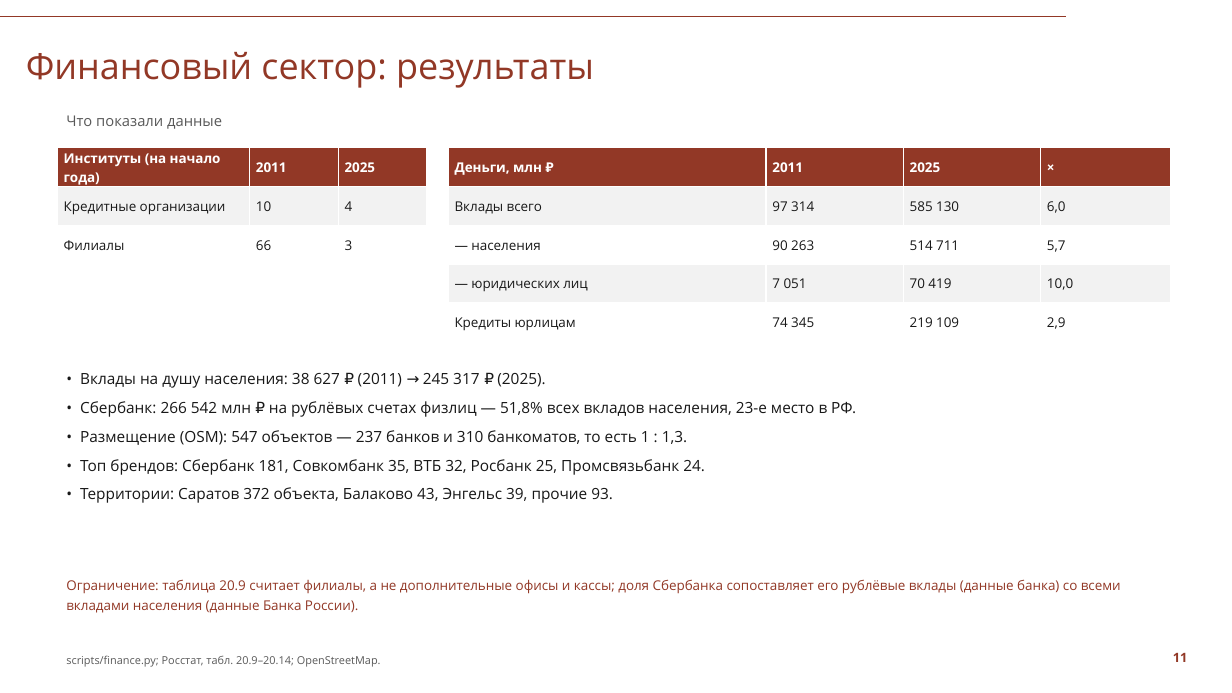
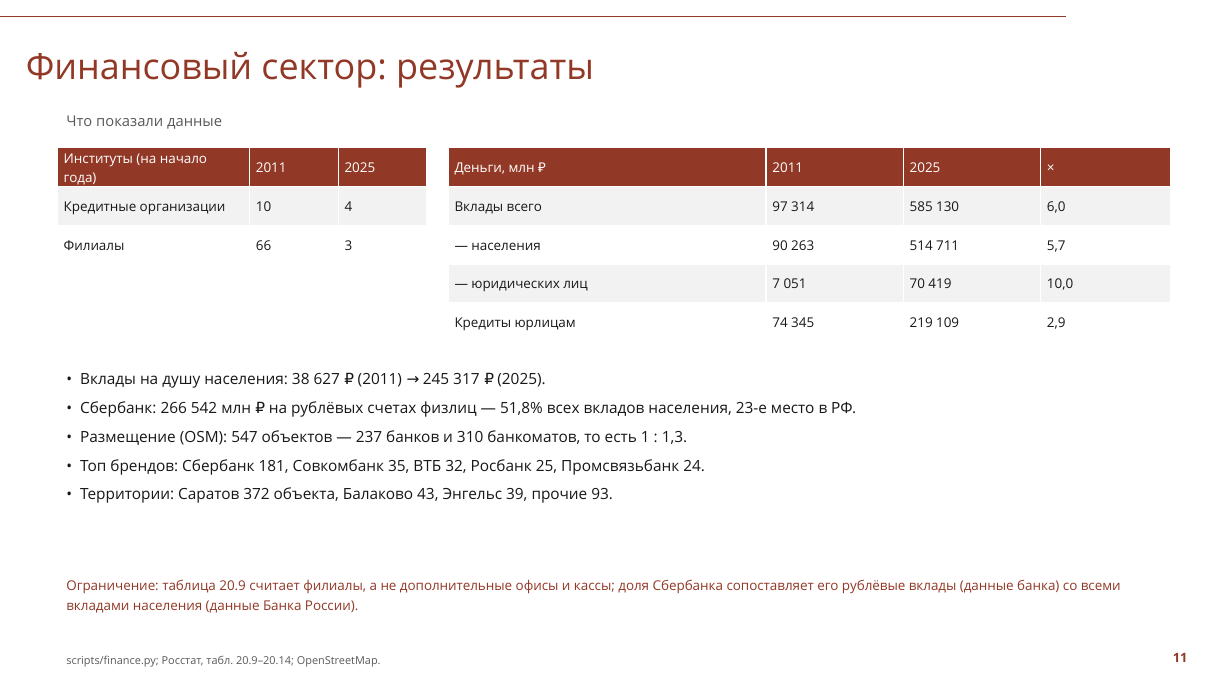
Before and after one commit to Seabas1/Analysis-of-regions, a slide deck: slide 11 of Саратовская_область_презентация_СПбГУ.pptx. Drawn at 1232x693 pixels with LibreOffice and Linux fonts; fonts in the diff are those of the drawing; background and template pictures are left out. Boxes give left, top, right and bottom in pixels: in the first picture for what was removed or moved away, otherwise in the second. Text is boxed around its words. In the diff, an @@ line names an element or a change of style, - is before the commit and + after.

```diff
--- a/Саратовская_область_презентация_СПбГУ.pptx
+++ b/Саратовская_область_презентация_СПбГУ.pptx
@@ table at <box>57,148,427,264</box> @@
@@ bold off in "Институты (на начало года)", "2011", "2025" @@
@@ table at <box>448,148,1172,342</box> @@
@@ bold off in "Деньги, млн ₽", "2011", "2025", "×" @@
```
Also in this commit, not shown: 9 other slides changed, 2 other files.
